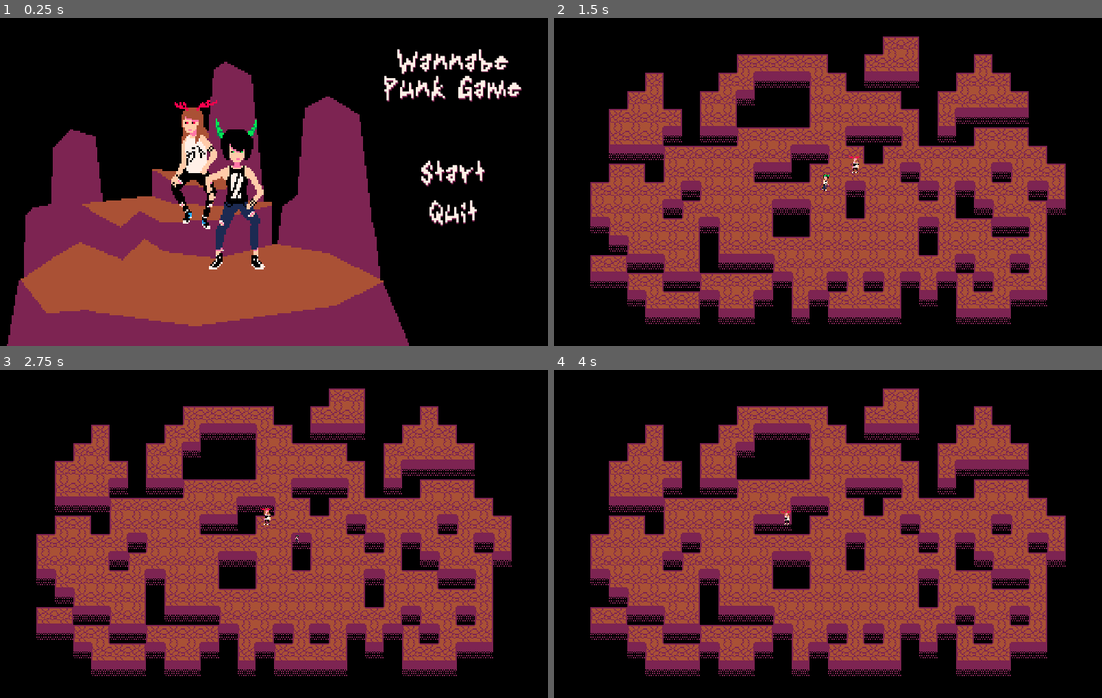
Above: before the commit, frames 1-4 (two rows, left to right).
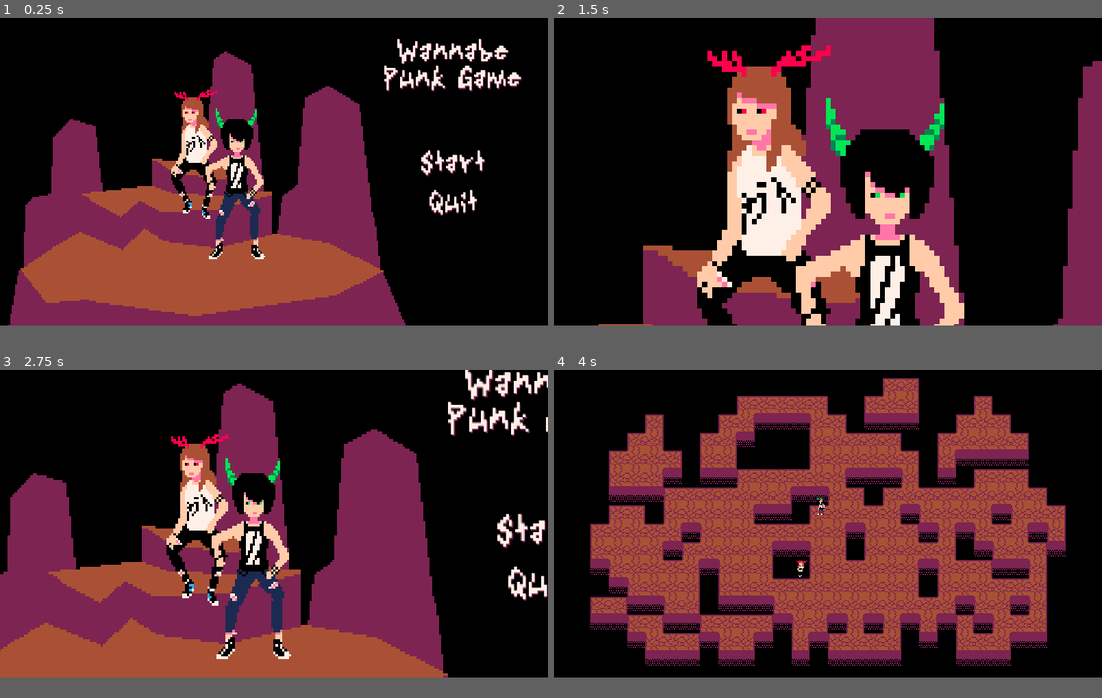
Above: after the commit, the same moments.

Repository: Dwyriel/WannabePunkGame
Game: Godot game, scene res://Scenes/GameMenu.tscn
The game is run twice, just before and just after one commit, with the same random seed, the same clock (stepped at 60 frames per second) and the same inputs.
Inputs (mouse positions are in pixels of both pictures, inside the frame that each line leads up to):
- Up to frame 1 (0.25 s): no input
- Up to frame 2 (1.5 s): click "Start" at 0.5 s; move the mouse to (948, 165) at 1.27 s; hold D (P0_Right) from 1.28 s (still down); tap Shift (P0_Dash) at 1.35 s; click (948, 165) at 1.42 s
- Up to frame 3 (2.75 s): tap Keypad 0 (P1_Dash) at 1.55 s; release D (P0_Right) at 2 s; click (482, 419) at 2.02 s
- Up to frame 4 (4 s): click (751, 501) at 2.77 s; tap Enter at 3.5 s; move the mouse to (718, 550) at 3.52 s; hold S (P0_Down) from 3.53 s (still down); tap Keypad 0 (P1_Dash) at 3.6 s; click (718, 550) at 3.67 s; tap Shift (P0_Dash) at 3.8 s
In our replay, the window is 800x480 before the commit and 800x450 after it. These sizes can differ from the game's own. Grey fills any space a smaller window leaves; there, only what the larger window draws over its background counts as a difference.

The runs differ from the first frame. In frame 1, 16% of the frame differs, in the area x 0-100%, y 6-100%; in frame 2, 57%, in the area x 6-100%, y 0-94%; in frame 3, 55%; in frame 4, 33%.

Commit message:
Main Menu

Diff:
--- a/Scenes/GameMenu.tscn
+++ b/Scenes/GameMenu.tscn
@@ -1,8 +1,17 @@
-[gd_scene load_steps=19 format=2]
+[gd_scene load_steps=28 format=2]
 
 [ext_resource path="res://RawAssets/Panque.png" type="Texture" id=1]
 [ext_resource path="res://Fonts/DoubleHomicide.ttf" type="DynamicFontData" id=2]
+[ext_resource path="res://Scripts/CameraMainMenu.gd" type="Script" id=3]
 [ext_resource path="res://Scripts/GameMenu.gd" type="Script" id=4]
+[ext_resource path="res://Buttons/RedPersonBitmap.png" type="BitMap" id=5]
+[ext_resource path="res://Buttons/RedPersonHighlight.png" type="Texture" id=6]
+[ext_resource path="res://Buttons/RedPerson.png" type="Texture" id=7]
+[ext_resource path="res://Buttons/GreenPersonBitmap.png" type="BitMap" id=8]
+[ext_resource path="res://Buttons/GreenPerson.png" type="Texture" id=9]
+[ext_resource path="res://Buttons/GreenPersonHighlight.png" type="Texture" id=10]
+[ext_resource path="res://Buttons/ReturnWhite.png" type="Texture" id=11]
+[ext_resource path="res://Buttons/ReturnGrey.png" type="Texture" id=12]
 
 [sub_resource type="DynamicFontData" id=3]
 font_path = "res://Fonts/DoubleHomicide.ttf"
@@ -136,9 +145,53 @@
 custom_fonts/font = SubResource( 16 )
 text = "Quit"
 
+[node name="ReturnButton" type="TextureButton" parent="."]
+margin_left = 784.0
+margin_top = 245.0
+margin_right = 824.0
+margin_bottom = 285.0
+texture_normal = ExtResource( 12 )
+texture_hover = ExtResource( 11 )
+texture_focused = ExtResource( 11 )
+expand = true
+
+[node name="RedCharacterButton" type="TextureButton" parent="."]
+margin_left = 495.0
+margin_top = 234.0
+margin_right = 640.0
+margin_bottom = 501.0
+texture_normal = ExtResource( 7 )
+texture_hover = ExtResource( 6 )
+texture_disabled = ExtResource( 7 )
+texture_click_mask = ExtResource( 5 )
+expand = true
+
+[node name="GreenCharacterButton" type="TextureButton" parent="."]
+margin_left = 595.0
+margin_top = 288.0
+margin_right = 775.0
+margin_bottom = 524.0
+texture_normal = ExtResource( 9 )
+texture_hover = ExtResource( 10 )
+texture_disabled = ExtResource( 9 )
+texture_click_mask = ExtResource( 8 )
+expand = true
+
+[node name="Camera2D" type="Camera2D" parent="."]
+position = Vector2( 800, 480 )
+current = true
+script = ExtResource( 3 )
+EndZoom = Vector2( 0.3, 0.3 )
+
 [connection signal="mouse_entered" from="StartButton" to="." method="_on_StartButton_mouse_entered"]
 [connection signal="mouse_exited" from="StartButton" to="." method="_on_StartButton_mouse_exited"]
-[connection signal="pressed" from="StartButton" to="." method="_on_StartButton_pressed"]
+[connection signal="pressed" from="StartButton" to="Camera2D" method="_on_StartButton_pressed"]
 [connection signal="mouse_entered" from="ExitButton" to="." method="_on_ExitButton_mouse_entered"]
 [connection signal="mouse_exited" from="ExitButton" to="." method="_on_ExitButton_mouse_exited"]
 [connection signal="pressed" from="ExitButton" to="." method="_on_ExitButton_pressed"]
+[connection signal="pressed" from="ReturnButton" to="." method="_on_ReturnButton_pressed"]
+[connection signal="pressed" from="ReturnButton" to="Camera2D" method="_on_ReturnButton_pressed"]
+[connection signal="pressed" from="RedCharacterButton" to="." method="_on_RedCharacterButton_pressed"]
+[connection signal="pressed" from="GreenCharacterButton" to="." method="_on_GreenCharacterButton_pressed"]
+[connection signal="zooming_in_complete" from="Camera2D" to="." method="_on_Camera2D_zooming_in_complete"]
+[connection signal="zooming_out_complete" from="Camera2D" to="." method="_on_Camera2D_zooming_out_complete"]
--- a/Scenes/GameScene.tscn
+++ b/Scenes/GameScene.tscn
@@ -1,7 +1,7 @@
 [gd_scene load_steps=19 format=2]
 
 [ext_resource path="res://RawAssets/TileMap.png" type="Texture" id=1]
-[ext_resource path="res://Scripts/TempScript.gd" type="Script" id=2]
+[ext_resource path="res://Scripts/GameScene.gd" type="Script" id=2]
 
 [sub_resource type="ConvexPolygonShape2D" id=2]
 points = PoolVector2Array( 16, 16, 0, 16, 0, 0, 16, 0 )
--- a/Scenes/GreenPortrait.tscn
+++ /dev/null
@@ -1,27 +0,0 @@
-[gd_scene load_steps=5 format=2]
-
-[ext_resource path="res://Scripts/PortraitScript.gd" type="Script" id=1]
-[ext_resource path="res://Assets/Outline.shader" type="Shader" id=2]
-[ext_resource path="res://RawAssets/GreenPortrait.png" type="Texture" id=3]
-
-[sub_resource type="ShaderMaterial" id=1]
-shader = ExtResource( 2 )
-shader_param/lineColor = Color( 1, 0, 0.301961, 1 )
-shader_param/lineThickness = null
-
-[node name="GreenPortrait" type="Node2D"]
-script = ExtResource( 1 )
-
-[node name="KinematicBody2D" type="KinematicBody2D" parent="."]
-input_pickable = true
-
-[node name="CollisionPolygon2D" type="CollisionPolygon2D" parent="KinematicBody2D"]
-polygon = PoolVector2Array( -8, 15, 9, 15, 13, -8, 13, -14, 10, -14, 6, -10, -6, -10, -10, -15, -13, -15, -13, -5, -10, 0 )
-
-[node name="Sprite" type="Sprite" parent="."]
-material = SubResource( 1 )
-texture = ExtResource( 3 )
-
-[connection signal="input_event" from="KinematicBody2D" to="." method="_on_KinematicBody2D_input_event"]
-[connection signal="mouse_entered" from="KinematicBody2D" to="." method="_on_KinematicBody2D_mouse_entered"]
-[connection signal="mouse_exited" from="KinematicBody2D" to="." method="_on_KinematicBody2D_mouse_exited"]
--- a/Scenes/Player.tscn
+++ b/Scenes/Player.tscn
@@ -1,6 +1,6 @@
 [gd_scene load_steps=5 format=2]
 
-[ext_resource path="res://Scripts/Player0.gd" type="Script" id=1]
+[ext_resource path="res://Scripts/PlayerScript.gd" type="Script" id=1]
 [ext_resource path="res://Assets/SpriteFrameGreen.tres" type="SpriteFrames" id=2]
 
 [sub_resource type="RectangleShape2D" id=2]
--- a/Scenes/RedPortrait.tscn
+++ /dev/null
@@ -1,27 +0,0 @@
-[gd_scene load_steps=5 format=2]
-
-[ext_resource path="res://Assets/Outline.shader" type="Shader" id=1]
-[ext_resource path="res://RawAssets/RedPortrait.png" type="Texture" id=2]
-[ext_resource path="res://Scripts/PortraitScript.gd" type="Script" id=3]
-
-[sub_resource type="ShaderMaterial" id=1]
-shader = ExtResource( 1 )
-shader_param/lineColor = Color( 0, 0.894118, 0.211765, 1 )
-shader_param/lineThickness = null
-
-[node name="RedPortrait" type="Node2D"]
-script = ExtResource( 3 )
-
-[node name="KinematicBody2D" type="KinematicBody2D" parent="."]
-input_pickable = true
-
-[node name="CollisionPolygon2D" type="CollisionPolygon2D" parent="KinematicBody2D"]
-polygon = PoolVector2Array( -10, 15, 14, 15, 7, -8, 14, -10, 15, -15, -14, -14, -13, -9, -10, -7 )
-
-[node name="Sprite" type="Sprite" parent="."]
-material = SubResource( 1 )
-texture = ExtResource( 2 )
-
-[connection signal="input_event" from="KinematicBody2D" to="." method="_on_KinematicBody2D_input_event"]
-[connection signal="mouse_entered" from="KinematicBody2D" to="." method="_on_KinematicBody2D_mouse_entered"]
-[connection signal="mouse_exited" from="KinematicBody2D" to="." method="_on_KinematicBody2D_mouse_exited"]
--- a/Scenes/TestScene.tscn
+++ b/Scenes/TestScene.tscn
@@ -1,15 +1,6 @@
-[gd_scene load_steps=3 format=2]
-
-[ext_resource path="res://Scenes/RedPortrait.tscn" type="PackedScene" id=1]
-[ext_resource path="res://Scenes/GreenPortrait.tscn" type="PackedScene" id=2]
+[gd_scene format=2]
 
 [node name="Test" type="Node2D"]
-
-[node name="GreenPortrait" parent="." instance=ExtResource( 2 )]
-position = Vector2( 32, 0 )
-
-[node name="RedPortrait" parent="." instance=ExtResource( 1 )]
-position = Vector2( -31, 0 )
 
 [node name="Camera2D" type="Camera2D" parent="."]
 current = true
--- /dev/null
+++ b/Scripts/CameraMainMenu.gd
@@ -0,0 +1,62 @@
+extends Camera2D
+
+#signals
+signal zooming_in_complete;
+signal zooming_out_complete;
+
+#Consts
+export var StartPos : Vector2 = Vector2(800, 480);
+export var EndPos : Vector2 = Vector2(620, 360);
+export var  StartZoom : Vector2 = Vector2.ONE;
+export var EndZoom : Vector2 = Vector2(.28, .28);
+
+#Variables
+enum CamStates { Idle, ZoomingIn, ZoomingOut };
+var CurrentCamState = CamStates.Idle;
+var interpolation : float = 0;
+
+func _ready():
+	pass # Replace with function body.
+
+func _process(delta):
+	match CurrentCamState:
+		CamStates.Idle:
+			return;
+		CamStates.ZoomingIn:
+			interpolation += delta * 1;
+			self.position = StartPos.linear_interpolate(EndPos, interpolation);
+			self.zoom = StartZoom.linear_interpolate(EndZoom, interpolation);
+			if self.position.distance_to(EndPos) < 1:
+				self.position = EndPos;
+				self.zoom = EndZoom;
+				emit_signal("zooming_in_complete");
+				switchToIdleState();
+		CamStates.ZoomingOut:
+			interpolation += delta * 1;
+			self.position = EndPos.linear_interpolate(StartPos, interpolation);
+			self.zoom = EndZoom.linear_interpolate(StartZoom, interpolation);
+			if self.position.distance_to(StartPos) < 1:
+				self.position = StartPos;
+				self.zoom = StartZoom;
+				emit_signal("zooming_out_complete");
+				switchToIdleState();
+
+func _on_StartButton_pressed():
+	if CurrentCamState == CamStates.Idle:
+		switchToZoomingInState();
+
+func _on_ReturnButton_pressed():
+	if CurrentCamState == CamStates.Idle:
+		switchToZoomingOutState();
+
+#State Control
+func switchToZoomingInState():
+	CurrentCamState = CamStates.ZoomingIn;
+	interpolation = 0;
+
+func switchToZoomingOutState():
+	interpolation = 0;
+	CurrentCamState = CamStates.ZoomingOut;
+
+func switchToIdleState():
+	CurrentCamState = CamStates.Idle;
--- a/Scripts/GameMenu.gd
+++ b/Scripts/GameMenu.gd
@@ -1,9 +1,16 @@
 extends Control
 
+onready var returnButton = $ReturnButton;
+onready var redCharacterButton = $RedCharacterButton;
+onready var greenCharacterButton = $GreenCharacterButton;
 var startButtonShadow;
 var exitButtonShadow;
 
 func _ready():
+	GlobalVariables.currentGameScene = GlobalVariables.GameScenes.Menu;
+	returnButton.visible = false;
+	redCharacterButton.visible = false;
+	greenCharacterButton.visible = false;
 	startButtonShadow = $StartButton.get_node("ShadowText");
 	exitButtonShadow = $ExitButton.get_node("ShadowText");
 	startButtonShadow.add_color_override("font_color", GlobalVariables.Purple);
@@ -15,16 +22,33 @@
 func _on_StartButton_mouse_exited():
 	startButtonShadow.add_color_override("font_color", GlobalVariables.Purple);
 
-
 func _on_ExitButton_mouse_entered():
 	exitButtonShadow.add_color_override("font_color", GlobalVariables.Black);
-
 
 func _on_ExitButton_mouse_exited():
 	exitButtonShadow.add_color_override("font_color", GlobalVariables.Purple);
 
-func _on_StartButton_pressed():
+func _on_ExitButton_pressed():
+	get_tree().notification(MainLoop.NOTIFICATION_WM_QUIT_REQUEST);
+
+func _on_Camera2D_zooming_in_complete():
+	returnButton.visible = true;
+	redCharacterButton.visible = true;
+	greenCharacterButton.visible = true;
+
+func _on_Camera2D_zooming_out_complete():
+	redCharacterButton.visible = false;
+	greenCharacterButton.visible = false;
+
+func _on_ReturnButton_pressed():
+	returnButton.visible = false;
+
+func _on_GreenCharacterButton_pressed():
+	GlobalVariables.Player0 = GlobalVariables.Characters.Green;
+	GlobalVariables.Player1 = GlobalVariables.Characters.Red; #when there's more characters, we could randomize
 	SceneSwitcher.goToScene(GlobalVariables.GameScenes.Game);
 
-func _on_ExitButton_pressed():
-	get_tree().notification(MainLoop.NOTIFICATION_WM_QUIT_REQUEST);
+func _on_RedCharacterButton_pressed():
+	GlobalVariables.Player0 = GlobalVariables.Characters.Red;
+	GlobalVariables.Player1 = GlobalVariables.Characters.Green;
+	SceneSwitcher.goToScene(GlobalVariables.GameScenes.Game);
--- /dev/null
+++ b/Scripts/GameScene.gd
@@ -0,0 +1,34 @@
+extends Node2D
+
+var Player0: KinematicBody2D;
+var Player1: KinematicBody2D;
+
+var Player0Pos : Vector2;
+var Player1Pos : Vector2;
+
+func _ready():
+	Player0Pos = $SpawnPoint1.position;
+	Player1Pos = $SpawnPoint2.position + Vector2(0, -8);
+	LoadPlayer();
+
+func LoadPlayer():
+	Player0 = GlobalPreloads.PlayerScene.instance();
+	Player1 = GlobalPreloads.PlayerScene.instance();
+	Player0.call(GlobalVariables.methodSetExternalAttributes, CreatePlayerAttributes(Player1, GlobalVariables.Player0, true));
+	Player1.call(GlobalVariables.methodSetExternalAttributes, CreatePlayerAttributes(Player0, GlobalVariables.Player1, false));
+	self.add_child(Player0);
+	self.add_child(Player1);
+
+func CreatePlayerAttributes(otherPlayer : KinematicBody2D, character, isMainCharacter : bool):
+	var playerAttributes = GlobalVariables.PlayerAttributes.new();
+	playerAttributes._custom_init(
+			GlobalVariables.P0_DashInput if isMainCharacter else GlobalVariables.P1_DashInput,
+			GlobalVariables.P0_RightInput if isMainCharacter else GlobalVariables.P1_RightInput,
+			GlobalVariables.P0_LeftInput if isMainCharacter else GlobalVariables.P1_LeftInput,
+			GlobalVariables.P0_DownInput if isMainCharacter else GlobalVariables.P1_DownInput,
+			GlobalVariables.P0_UpInput if isMainCharacter else GlobalVariables.P1_UpInput,
+			Player0Pos if isMainCharacter else Player1Pos,
+			GlobalPreloads.SpriteFrameGreen if character == GlobalVariables.Characters.Green else GlobalPreloads.SpriteFrameRed,
+			otherPlayer,
+			!isMainCharacter);
+	return playerAttributes;
--- a/Scripts/GlobalVariables.gd
+++ b/Scripts/GlobalVariables.gd
@@ -1,7 +1,7 @@
 extends Node
 
 enum GameScenes {Menu, Game}
-enum Characters {Green, Red, Yellow}
+var currentGameScene;
 var PushBackFromTouchkMultiplier: float = 60;
 var PushBackFromDashMultiplier: float = 120;
 var BeingPushedTime: float = .15; #! Some of those can(should?) be moved to the player script, for more customization &&/|| different attributes/skills for each character
@@ -10,6 +10,10 @@
 var zIndexInFront : int = 3;
 var zIndexInBehind : int = 2;
 var zIndexInFalling : int = 1;
+
+enum Characters {Green, Red, Yellow};
+var Player0;
+var Player1;
 
 #Input String Names:
 const P0_DashInput : String = "P0_Dash";
@@ -24,15 +28,16 @@
 const P1_UpInput : String = "P1_Up";
 
 #Animation String Names:
-const beingPushedAnim = "beingPushed";
+const beingPushedAnim : String = "beingPushed";
 const dashingAnim : String = "dashing";
 const idleAnim : String = "idle";
 const movingAnim : String = "moving";
 const fallingAnim : String = "falling";
 
 #Method String Names:
-const collidedWithOtherPlayerMethod : String = "collided_with_other_player";
-const isDashingMethod : String = "isDashing"
+const methodCollidedWithOtherPlayer : String = "collided_with_other_player";
+const methodIsDashing : String = "isDashing"
+const methodSetExternalAttributes : String = "setExternalAttributes";
 
 #Pallete Colors:
 const White : Color = Color("#FFF1E8");
--- a/Scripts/Player0.gd
+++ b/Scripts/PlayerScript.gd
@@ -151,22 +151,22 @@
 func physicsProcessStateAlive(delta: float):
 	var collision : KinematicCollision2D = move_and_collide(direction.normalized() * speed * delta);
 	if collision != null:
-		if collision.collider.has_method(GlobalVariables.collidedWithOtherPlayerMethod) && collision.collider.has_method(GlobalVariables.isDashingMethod):
+		if collision.collider.has_method(GlobalVariables.methodCollidedWithOtherPlayer) && collision.collider.has_method(GlobalVariables.methodIsDashing):
 			pushDirection = collision.remainder * -1;
-			pushedFromDash = collision.collider.call(GlobalVariables.isDashingMethod);
+			pushedFromDash = collision.collider.call(GlobalVariables.methodIsDashing);
 			switchStateToBeingPushed();
-			collision.collider.call(GlobalVariables.collidedWithOtherPlayerMethod, collision.remainder);
+			collision.collider.call(GlobalVariables.methodCollidedWithOtherPlayer, collision.remainder);
 
 func physicsProcessStateDashing(delta: float):
 	var collision = move_and_collide(dashDirection.normalized() * dashMultiplier * delta);
 	if collision != null:
-		if collision.collider.has_method(GlobalVariables.collidedWithOtherPlayerMethod) && collision.collider.has_method(GlobalVariables.isDashingMethod):
-			var isDashing : bool = collision.collider.call(GlobalVariables.isDashingMethod);
+		if collision.collider.has_method(GlobalVariables.methodCollidedWithOtherPlayer) && collision.collider.has_method(GlobalVariables.methodIsDashing):
+			var isDashing : bool = collision.collider.call(GlobalVariables.methodIsDashing);
 			if isDashing:
 				pushDirection = collision.remainder * -1;
 				pushedFromDash = isDashing;
 				switchStateToBeingPushed();
-			collision.collider.call(GlobalVariables.collidedWithOtherPlayerMethod, collision.remainder, true);
+			collision.collider.call(GlobalVariables.methodCollidedWithOtherPlayer, collision.remainder, true);
 
 func physicsProcessStateBeingPushed(delta: float):
 	move_and_collide(pushDirection.normalized() * (GlobalVariables.PushBackFromTouchkMultiplier if !pushedFromDash else GlobalVariables.PushBackFromDashMultiplier) * delta);
--- a/Scripts/PortraitScript.gd
+++ /dev/null
@@ -1,27 +0,0 @@
-extends Node2D
-
-signal character_selected(character);
-
-var isMouseHovering : bool = false;
-
-onready var sprite : Sprite = get_node("Sprite");
-
-func _on_KinematicBody2D_mouse_entered():
-	isMouseHovering = true;
-	sprite.material.set("shader_param/lineThickness", .5);
-
-
-func _on_KinematicBody2D_mouse_exited():
-	isMouseHovering = false;
-	sprite.material.set("shader_param/lineThickness", .0);
-
-
-func _on_KinematicBody2D_input_event(viewport : Node, event : InputEvent, shape_idx):
-	if event is InputEventMouseButton && !event.is_pressed() && event.button_index == BUTTON_LEFT: #inverting event.is_pressed() so it only counts when button is released
-		match self.name:
-			"GreenPortrait":
-				emit_signal("characterSelected", GlobalVariables.Characters.Green);
-			"RedPortrait":
-				emit_signal("characterSelected", GlobalVariables.Characters.Red);
-			_:
-				return;
--- a/Scripts/TempScript.gd
+++ /dev/null
@@ -1,23 +0,0 @@
-extends Node2D
-
-var Player0: KinematicBody2D;
-var Player1: KinematicBody2D;
-
-func _ready():
-	LoadPlayer();
-
-func LoadPlayer():
-	Player0 = GlobalPreloads.PlayerScene.instance();
-	Player1 = GlobalPreloads.PlayerScene.instance();
-	var Player0Attributes = GlobalVariables.PlayerAttributes.new();
-	var Player1Attributes = GlobalVariables.PlayerAttributes.new();
-	Player0Attributes._custom_init(GlobalVariables.P0_DashInput, GlobalVariables.P0_RightInput, GlobalVariables.P0_LeftInput, GlobalVariables.P0_DownInput, GlobalVariables.P0_UpInput, $SpawnPoint1.position, GlobalPreloads.SpriteFrameGreen, Player1, false); #Either set the offset in the Spawnpoint itself or..
-	Player1Attributes._custom_init(GlobalVariables.P1_DashInput, GlobalVariables.P1_RightInput, GlobalVariables.P1_LeftInput, GlobalVariables.P1_DownInput, GlobalVariables.P1_UpInput, $SpawnPoint2.position + Vector2(0, -8), GlobalPreloads.SpriteFrameRed, Player0, true); #..add (0,-8) to the position you actually want it to be
-	if Player0.has_method("setExternalAttributes"):
-		Player0.call("setExternalAttributes", Player0Attributes);
-	if Player1.has_method("setExternalAttributes"):
-		Player1.call("setExternalAttributes", Player1Attributes);
-	Player0.name = "Player0";
-	Player1.name = "Player1";
-	self.add_child(Player0);
-	self.add_child(Player1);
--- a/project.godot
+++ b/project.godot
@@ -23,7 +23,7 @@
 [display]
 
 window/size/width=1600
-window/size/height=960
+window/size/height=900
 window/stretch/mode="2d"
 
 [input]
Binary file added: Buttons/GreenPerson.png
Not shown, added: Buttons/GreenPerson.png.import
Binary file added: Buttons/GreenPersonBitmap.png
Not shown, added: Buttons/GreenPersonBitmap.png.import
Binary file added: Buttons/GreenPersonHighlight.png
Not shown, added: Buttons/GreenPersonHighlight.png.import
Binary file added: Buttons/RedPerson.png
Not shown, added: Buttons/RedPerson.png.import
Binary file added: Buttons/RedPersonBitmap.png
Not shown, added: Buttons/RedPersonBitmap.png.import
Binary file added: Buttons/RedPersonHighlight.png
Not shown, added: Buttons/RedPersonHighlight.png.import
(and 4 more such lines)
